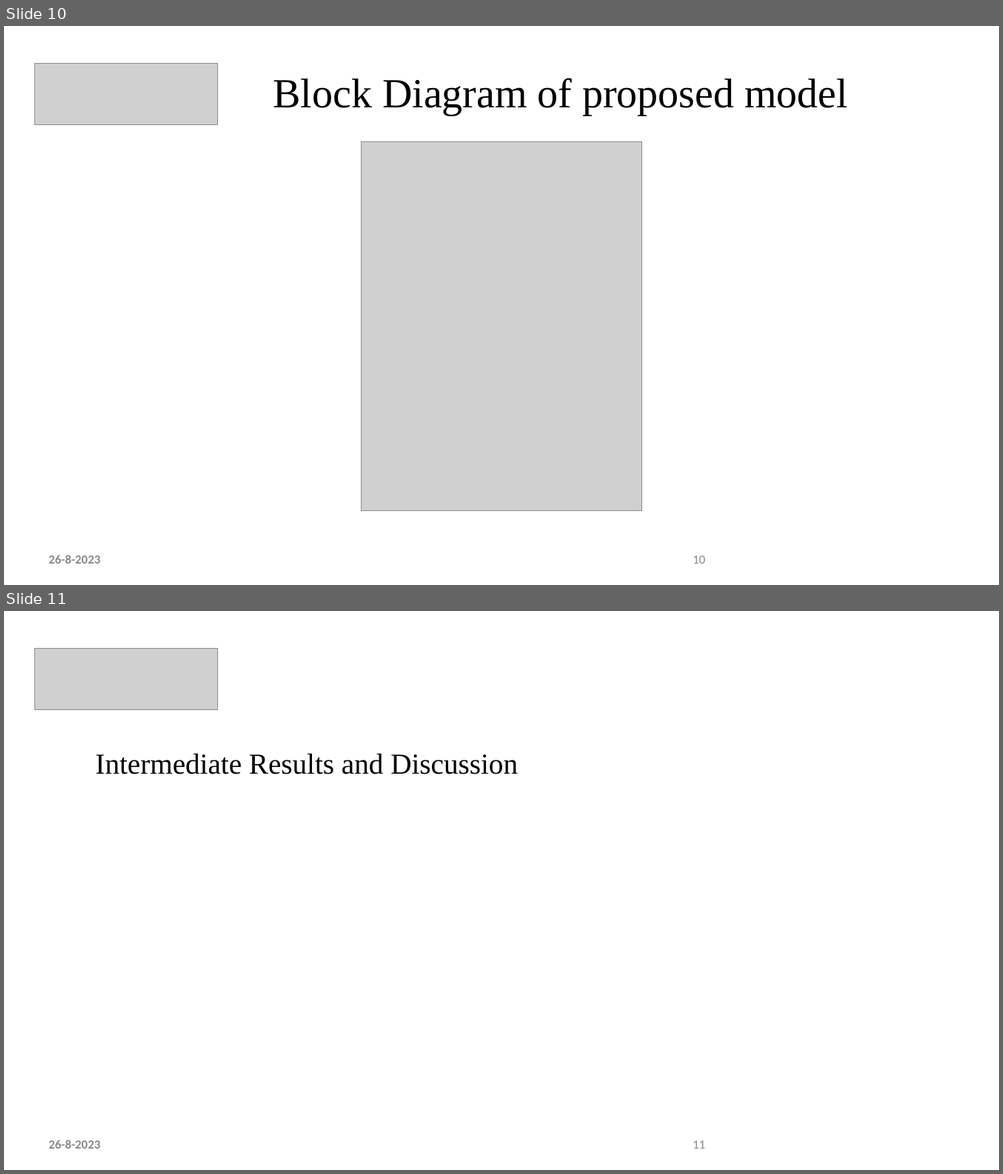
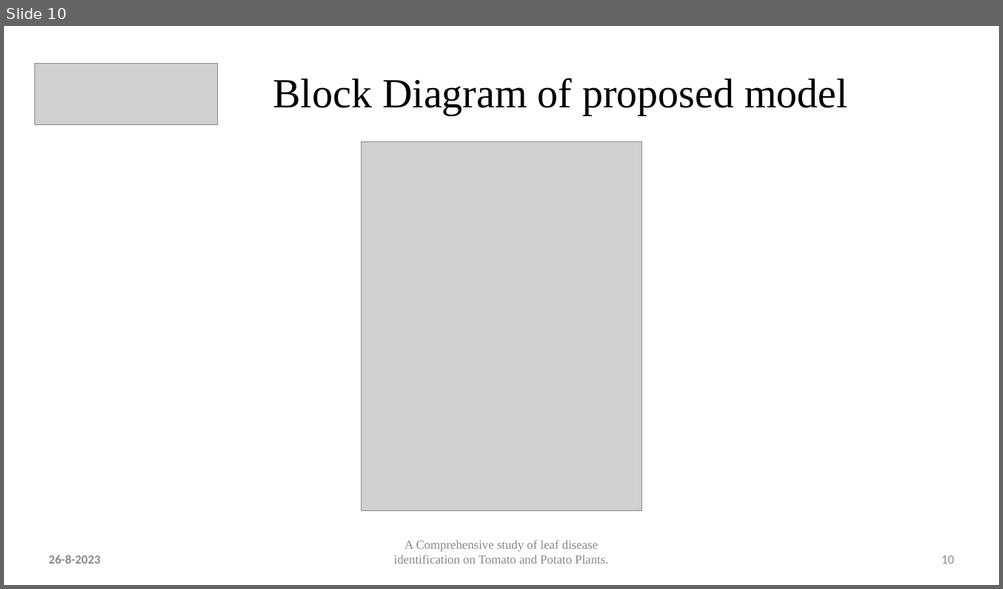
Before and after one commit to akshkalyani/Minor-Project, a slide deck: 1st review/First Review Minor Project.pptx. Shown one above the other, each under a label of ours: slides 10 and 11 before the commit, slide 10 after it. The pictures are 1003x1174 and 1003x589 pixels, drawn with LibreOffice and Linux fonts; fonts in the diff are those of the drawing; grey boxes stand for pictures. Boxes give left, top, right and bottom in pixels: in the first picture for what was removed or moved away, otherwise in the second. Text is boxed around its words. In the diff, an @@ line names an element or a change of style, - is before the commit and + after.

```diff
--- a/1st review/First Review Minor Project.pptx
+++ b/1st review/First Review Minor Project.pptx
@@ slide 11 removed at (4,611,999,1170), background #FFFFFF @@
@@ picture removed at (35,648,218,710) @@
@@ text removed at (95,753,518,775) @@
-  Intermediate Results and Discussion
@@ text removed at (48,1140,100,1149) @@
-26-8-2023
@@ page number removed at (692,1141,705,1149) @@
-11
@@ slide 10 changed as well @@
@@ text added at (394,540,608,564), 12 pt, text #888888 @@
+A Comprehensive study of leaf disease identification on Tomato and Potato Plants.
@@ page number: place and size @@
-page number at (692,556,705,564)
+page number at (941,556,953,564)
```
Also in this commit, not shown: 12 other slides changed.
